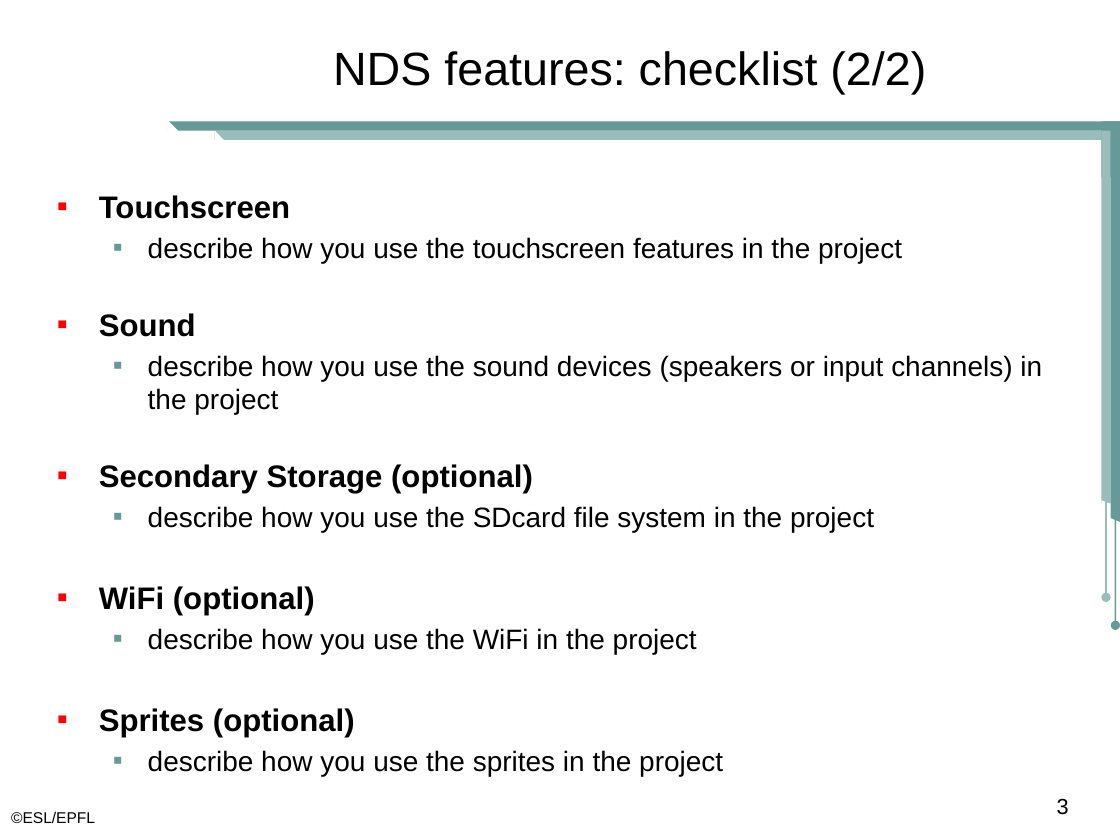
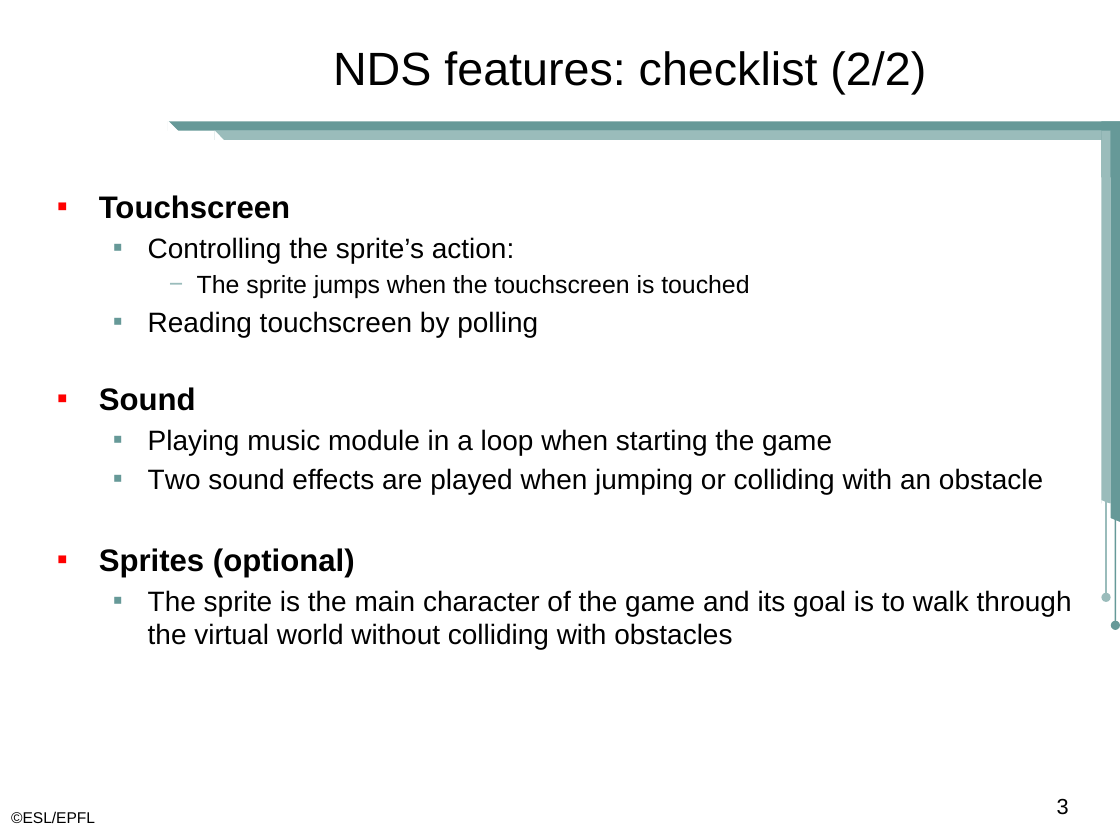
Before and after one commit to yassinuaimee/Development-of-Geometry-Dash-on-Nintendo-DS, a slide deck: slide 3 of GeometryDashProjectNDSpresentation.pptx. Drawn at 1120x840 pixels with LibreOffice and Linux fonts; fonts in the diff are those of the drawing; background and template pictures are left out. Boxes give left, top, right and bottom in pixels: in the first picture for what was removed or moved away, otherwise in the second. Text is boxed around its words. In the diff, an @@ line names an element or a change of style, - is before the commit and + after.

```diff
--- a/GeometryDashProjectNDSpresentation.pptx
+++ b/GeometryDashProjectNDSpresentation.pptx
@@ text at (148,237,749,337): text changed @@
-  ▪ describe how you use the touchscreen features in the project
+  ▪ Controlling the sprite’s action:
+    − The sprite jumps when the touchscreen is touched
+  ▪ Reading touchscreen by polling
@@ text at (148,429,1043,494): text changed @@
-  ▪ describe how you use the sound devices (speakers or input channels) in the project
-▪ Secondary Storage (optional)
-  ▪ describe how you use the SDcard file system in the project
-▪ WiFi (optional)
-  ▪ describe how you use the WiFi in the project
+  ▪ Playing music module in a loop when starting the game
+  ▪ Two sound effects are played when jumping or colliding with an obstacle
@@ text at (148,590,1072,649): text changed @@
-  ▪ describe how you use the sprites in the project
+  ▪ The sprite is the main character of the game and its goal is to walk through the virtual world without colliding with obstacles
```
Also in this commit, not shown: 2 other slides changed, 1 slide added.
